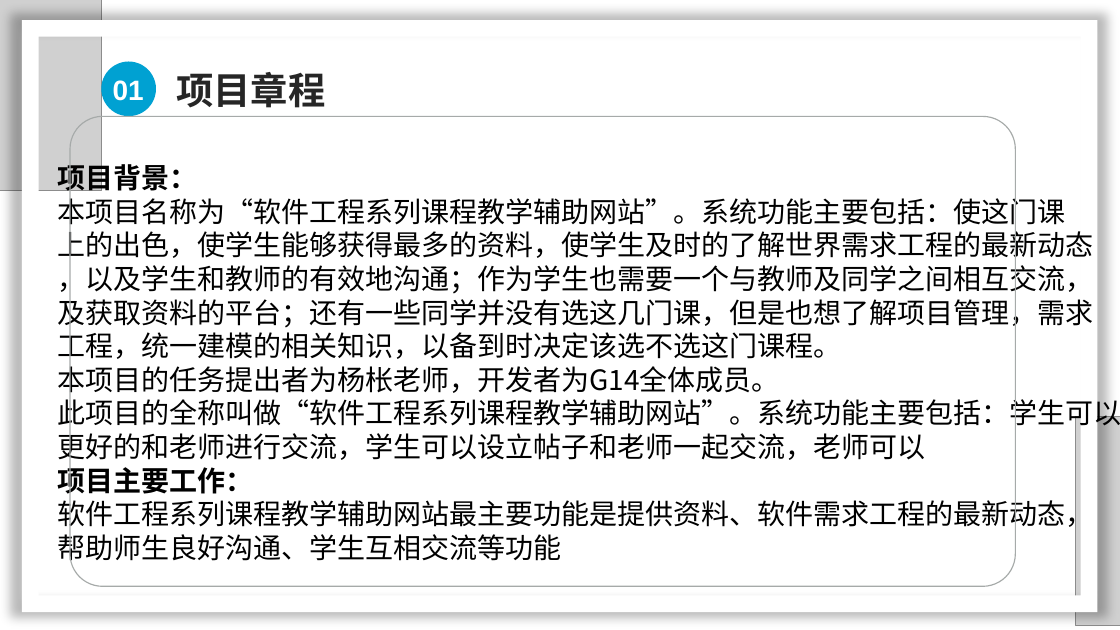
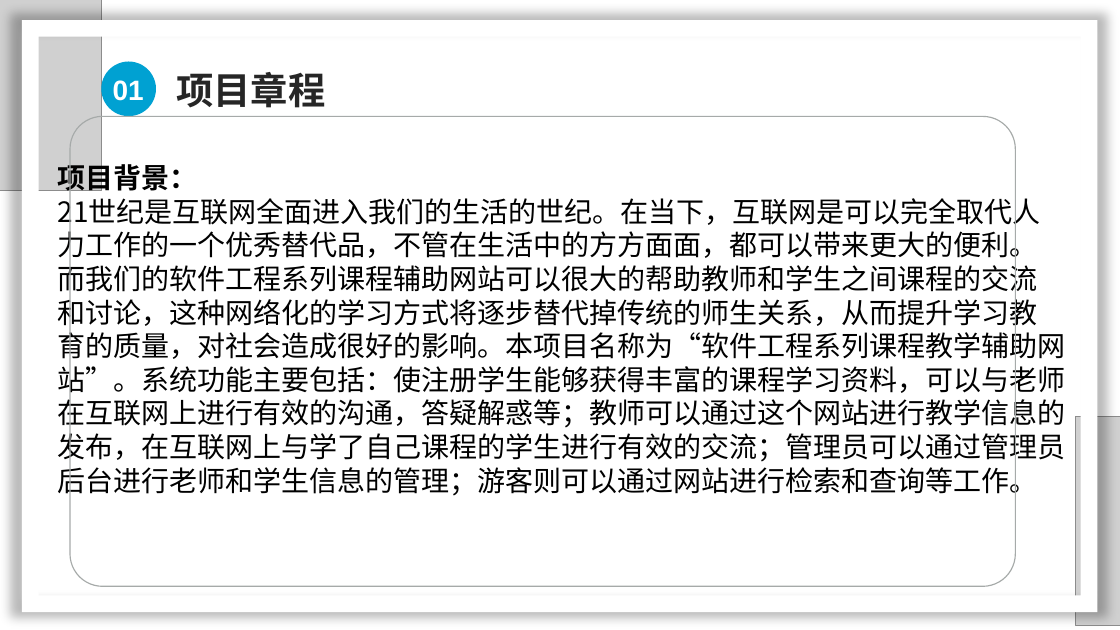
Before and after one commit to SarielX98/PRD2018G14, a slide deck: slide 5 of 受控文档/2项目计划/PRD2018-G14-软件需求工程审核PPT.pptx. Drawn at 1120x630 pixels with LibreOffice and Linux fonts; fonts in the diff are those of the drawing; grey boxes stand for pictures; background and template pictures are left out. Boxes give left, top, right and bottom in pixels: in the first picture for what was removed or moved away, otherwise in the second. Text is boxed around its words. In the diff, an @@ line names an element or a change of style, - is before the commit and + after.

Commit message:
2018/12/08-软件需求工程审核PPT更新

```diff
--- a/受控文档/2项目计划/PRD2018-G14-软件需求工程审核PPT.pptx
+++ b/受控文档/2项目计划/PRD2018-G14-软件需求工程审核PPT.pptx
@@ text at [58, 194, 1066, 499]: text changed @@
-本项目名称为“软件工程系列课程教学辅助网站”。系统功能主要包括：使这门课
-上的出色，使学生能够获得最多的资料，使学生及时的了解世界需求工程的最新动态
-，以及学生和教师的有效地沟通；作为学生也需要一个与教师及同学之间相互交流，
-及获取资料的平台；还有一些同学并没有选这几门课，但是也想了解项目管理，需求
-工程，统一建模的相关知识，以备到时决定该选不选这门课程。
-本项目的任务提出者为杨枨老师，开发者为G14全体成员。
-此项目的全称叫做“软件工程系列课程教学辅助网站”。系统功能主要包括：学生可以
-更好的和老师进行交流，学生可以设立帖子和老师一起交流，老师可以
-项目主要工作：
-软件工程系列课程教学辅助网站最主要功能是提供资料、软件需求工程的最新动态，
-帮助师生良好沟通、学生互相交流等功能
+21世纪是互联网全面进入我们的生活的世纪。在当下，互联网是可以完全取代人
+力工作的一个优秀替代品，不管在生活中的方方面面，都可以带来更大的便利。
+而我们的软件工程系列课程辅助网站可以很大的帮助教师和学生之间课程的交流
+和讨论，这种网络化的学习方式将逐步替代掉传统的师生关系，从而提升学习教
+育的质量，对社会造成很好的影响。本项目名称为“软件工程系列课程教学辅助网
+站”。系统功能主要包括：使注册学生能够获得丰富的课程学习资料，可以与老师
+在互联网上进行有效的沟通，答疑解惑等；教师可以通过这个网站进行教学信息的
+发布，在互联网上与学了自己课程的学生进行有效的交流；管理员可以通过管理员
+后台进行老师和学生信息的管理；游客则可以通过网站进行检索和查询等工作。
```
Also in this commit, not shown: 4 other slides changed, 1 slide added.
